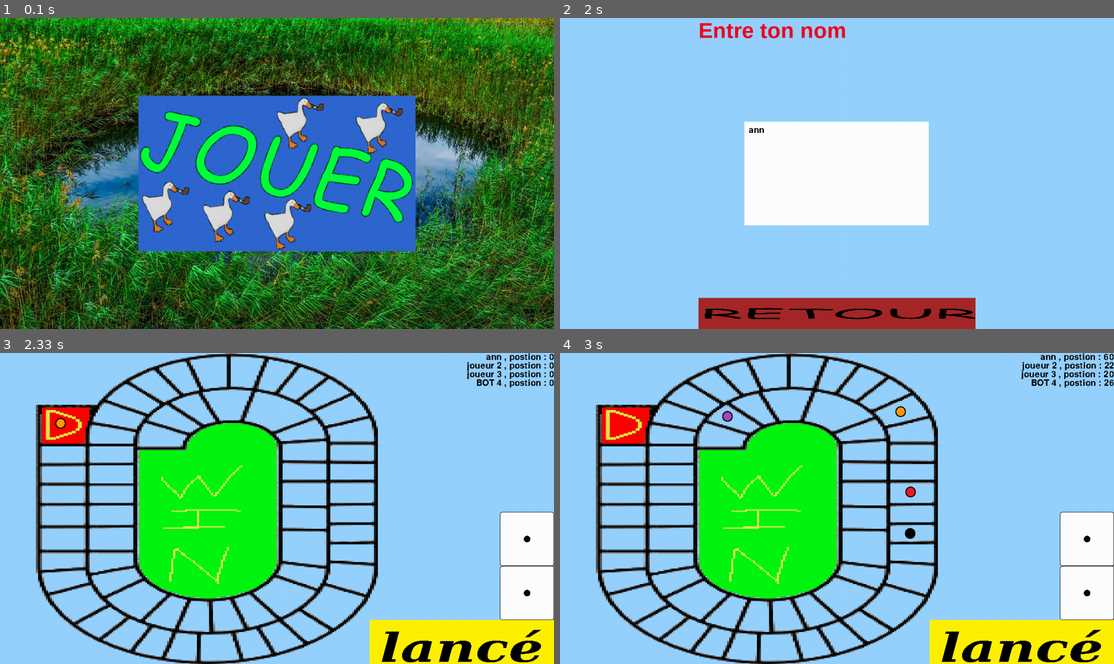
Above: before the commit, frames 1-4 (two rows, left to right).
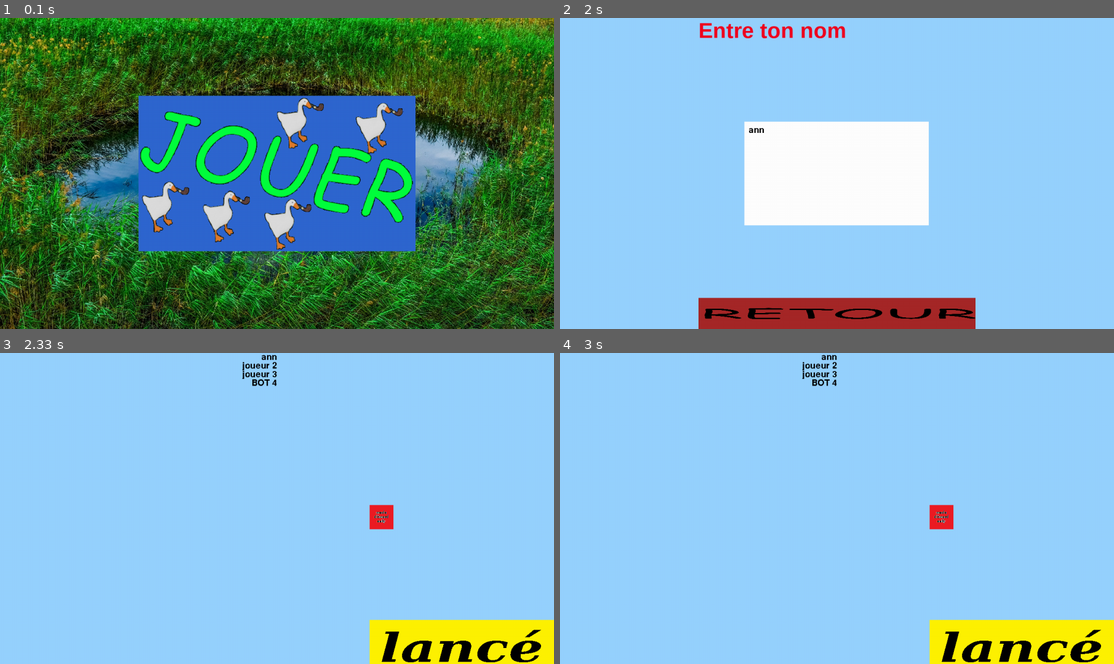
Above: after the commit, the same moments.

Repository: chokinyan/nsi-projet
Game: pygame game, started from projet nsi/projet.py
The game is run twice, just before and just after one commit, with the same random seed, the same clock (stepped at 60 frames per second) and the same inputs.
Inputs (mouse positions are in pixels of both pictures, inside the frame that each line leads up to):
- Up to frame 1 (0.1 s): no input
- Up to frame 2 (2 s): click (837, 173) at 0.38 s; click (837, 195) at 0.72 s; click (731, 173) at 1.05 s; click (903, 201) at 1.38 s; type "ann" at 1.67 s
- Up to frame 3 (2.33 s): tap Enter at 2 s; click (382, 517) at 2.22 s
- Up to frame 4 (3 s): click (1047, 626) at 2.55 s

Frames 1-2 are identical in both runs. In frame 3, 31% of the frame differs, in the area x 6-100%, y 0-100%; in frame 4, 31%.

Commit message:
Update projet.py

Diff:
--- a/projet nsi/projet.py
+++ b/projet nsi/projet.py
@@ -263,11 +263,13 @@
         self.etat = sys._getframe(0).f_code.co_name
         ((self.disp).clear((150,210,255,0)))
         haut = 0
+        img_mod = pyg.image.load(r"projet nsi\image\vide\modo.png")
         font = pyg.font.SysFont(name = 'None',size = 30)
         image_lance = pyg.image.load(r"projet nsi\image\dée\lance.png")
         image_lance = pyg.transform.scale(image_lance,(pyg.display.get_window_size()[0]/3,pyg.display.get_window_size()[1]/7))
         plateaux = pyg.image.load(r"projet nsi\image\image sans droit et utilisable\plateau\plateau.png")
         plateaux = pyg.transform.scale(plateaux,(self.taille_screen[0]*0.75,self.taille_screen[1]))
+        bouton.update(Bmod = addp.Button(x = pyg.display.get_window_size()[0]-image_lance.get_width(),y = pyg.display.get_window_size()[1]-image_lance.get_height() ,fild = img_mod))
         bouton.update(Blance = addp.Button(x = pyg.display.get_window_size()[0]-image_lance.get_width(),y = pyg.display.get_window_size()[1]-image_lance.get_height() ,fild = image_lance))
         dée_1_img = pyg.image.load(r"projet nsi\image\dée\1.png")
         dée_2_img = pyg.image.load(r"projet nsi\image\dée\1.png")
@@ -275,6 +277,7 @@
         dée_2_img = pyg.transform.scale(dée_2_img,(dée_2_img.get_width()/2,dée_2_img.get_height()/2))
         ((self.disp).scr).blit(dée_1_img,(pyg.display.get_window_size()[0]-dée_1_img.get_width(),pyg.display.get_window_size()[1]-(image_lance.get_height()+dée_1_img.get_height())))
         ((self.disp).scr).blit(dée_2_img,(pyg.display.get_window_size()[0]-dée_2_img.get_width(),pyg.display.get_window_size()[1]-(image_lance.get_height()+dée_2_img.get_height()+dée_2_img.get_height())))
+        bouton.update(Bmod = addp.Button(x = pyg.display.get_window_size()[0]-image_lance.get_width(),y = image_lance.get_height()+dée_2_img.get_height()+dée_2_img.get_height() ,fild = img_mod))
         ((self.disp).scr).blit(plateaux,self.topleft)
         self.pion(joueure=joueure)
         for i in joueur:
@@ -499,6 +502,9 @@
         case "partie":
             if bouton["Blance"].draw(screen = ecran.scr):
                 etat.partie(True,joueure=joueur)
+            if bouton["Bmod"].draw(screen = ecran.scr):
+                classement = joueur.copy()
+                etat.classement()
 
     if keyboard.is_pressed("Esc"):
         end = True
